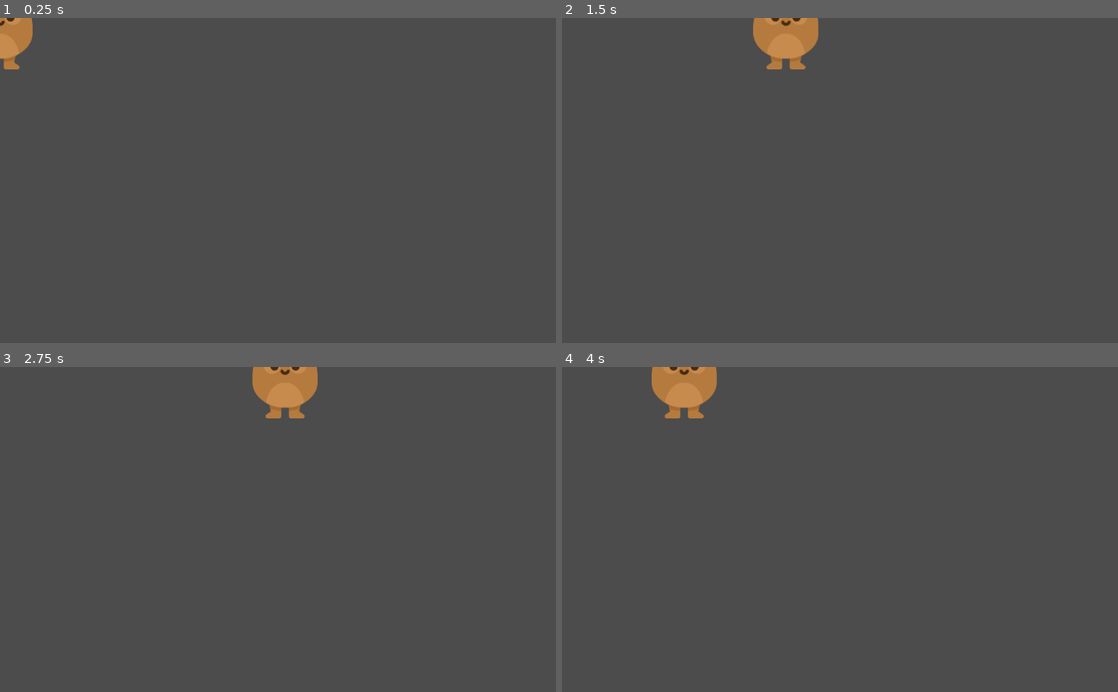
Above: before the commit, frames 1-4 (two rows, left to right).
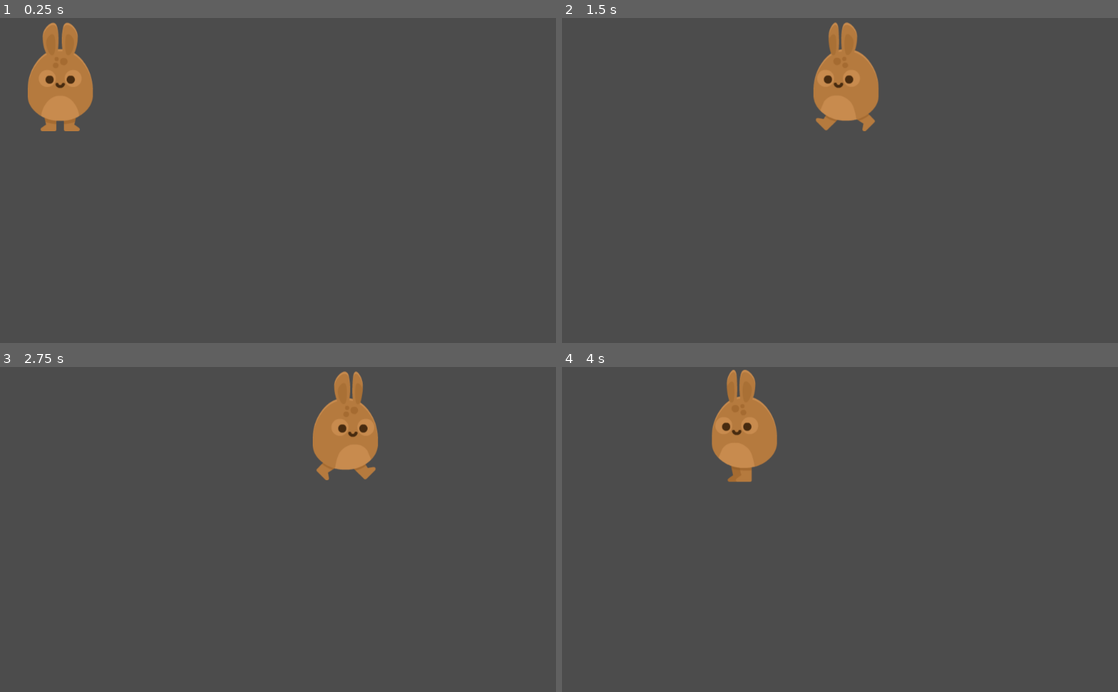
Above: after the commit, the same moments.

Repository: FireBorn123/03_Hoppy-Days_Godot-Course
Game: Godot game, scene res://Scenes/Player.tscn
The game is run twice, just before and just after one commit, with the same random seed, the same clock (stepped at 60 frames per second) and the same inputs.
Inputs:
- Up to frame 1 (0.25 s): no input
- Up to frame 2 (1.5 s): hold Right (ui_right) 0.53-1.28 s; hold Left (ui_left) from 1.28 s (still down)
- Up to frame 3 (2.75 s): release Left (ui_left) at 2.03 s; hold Right (ui_right) from 2.03 s (still down)
- Up to frame 4 (4 s): release Right (ui_right) at 2.78 s; hold Up (ui_up) 2.78-3.53 s; hold Left (ui_left) from 3.53 s (still down)

The runs differ from the first frame. In frame 1, 3.4% of the frame differs, in the area x 0-17%, y 0-35%; in frame 2, 4.1%, in the area x 34-57%, y 0-35%; in frame 3, 4.1%; in frame 4, 4.1%.

Commit message:
Lecture 40: AnimatedSprite – Making Bunny Run

Diff:
--- a/Hoppy Days/Scenes/Player.tscn
+++ b/Hoppy Days/Scenes/Player.tscn
@@ -1,9 +1,38 @@
-[gd_scene load_steps=4 format=2]
+[gd_scene load_steps=10 format=2]
 
 [ext_resource path="res://Scripts/Player.gd" type="Script" id=1]
-[ext_resource path="res://GFX/Players/bunny1_stand.png" type="Texture" id=2]
+[ext_resource path="res://GFX/Players/bunny1_ready.png" type="Texture" id=2]
+[ext_resource path="res://GFX/Players/bunny1_stand.png" type="Texture" id=3]
+[ext_resource path="res://GFX/Players/bunny1_hurt.png" type="Texture" id=4]
+[ext_resource path="res://GFX/Players/bunny1_walk2.png" type="Texture" id=5]
+[ext_resource path="res://GFX/Players/bunny1_walk1.png" type="Texture" id=6]
+[ext_resource path="res://GFX/Players/bunny1_jump.png" type="Texture" id=7]
 
-[sub_resource type="CapsuleShape2D" id=1]
+[sub_resource type="SpriteFrames" id=1]
+
+animations = [ {
+"frames": [ ExtResource( 2 ), ExtResource( 3 ) ],
+"loop": true,
+"name": "idle",
+"speed": 3.5
+}, {
+"frames": [ ExtResource( 4 ) ],
+"loop": false,
+"name": "hurt",
+"speed": 5.0
+}, {
+"frames": [ ExtResource( 5 ), ExtResource( 6 ) ],
+"loop": true,
+"name": "run",
+"speed": 6.0
+}, {
+"frames": [ ExtResource( 7 ) ],
+"loop": true,
+"name": "jump",
+"speed": 5.0
+} ]
+
+[sub_resource type="CapsuleShape2D" id=2]
 
 custom_solver_bias = 0.0
 radius = 60.8269
@@ -11,6 +40,7 @@
 
 [node name="KinematicBody2D" type="KinematicBody2D" index="0"]
 
+position = Vector2( 110.823, 108.837 )
 input_pickable = false
 collision_layer = 1
 collision_mask = 1
@@ -20,12 +50,13 @@
 "_edit_group_": true
 }
 
-[node name="Sprite" type="Sprite" parent="." index="0"]
+[node name="AnimatedSprite" type="AnimatedSprite" parent="." index="0"]
 
-position = Vector2( 0, -6 )
-texture = ExtResource( 2 )
+frames = SubResource( 1 )
+animation = "idle"
+frame = 1
 
 [node name="CollisionShape2D" type="CollisionShape2D" parent="." index="1"]
 
 position = Vector2( -0.382339, 5.32368 )
-shape = SubResource( 1 )
+shape = SubResource( 2 )
--- a/Hoppy Days/Scripts/Player.gd
+++ b/Hoppy Days/Scripts/Player.gd
@@ -8,9 +8,15 @@
 func _physics_process(delta):
 	if Input.is_action_pressed("ui_right") and not Input.is_action_pressed("ui_left"):
 		motion.x = SPEED
+		$AnimatedSprite.flip_h = false
+		$AnimatedSprite.play("run")
 	elif Input.is_action_pressed("ui_left") and not Input.is_action_pressed("ui_right"):
 		motion.x = -SPEED
+		$AnimatedSprite.flip_h = true
+		$AnimatedSprite.play("run")
 	else:
 		motion.x = 0
+		$AnimatedSprite.flip_h = false
+		$AnimatedSprite.play("idle")
 #$	if Input.is_action_just_pressed("ui_up"):
 	move_and_slide(motion)
